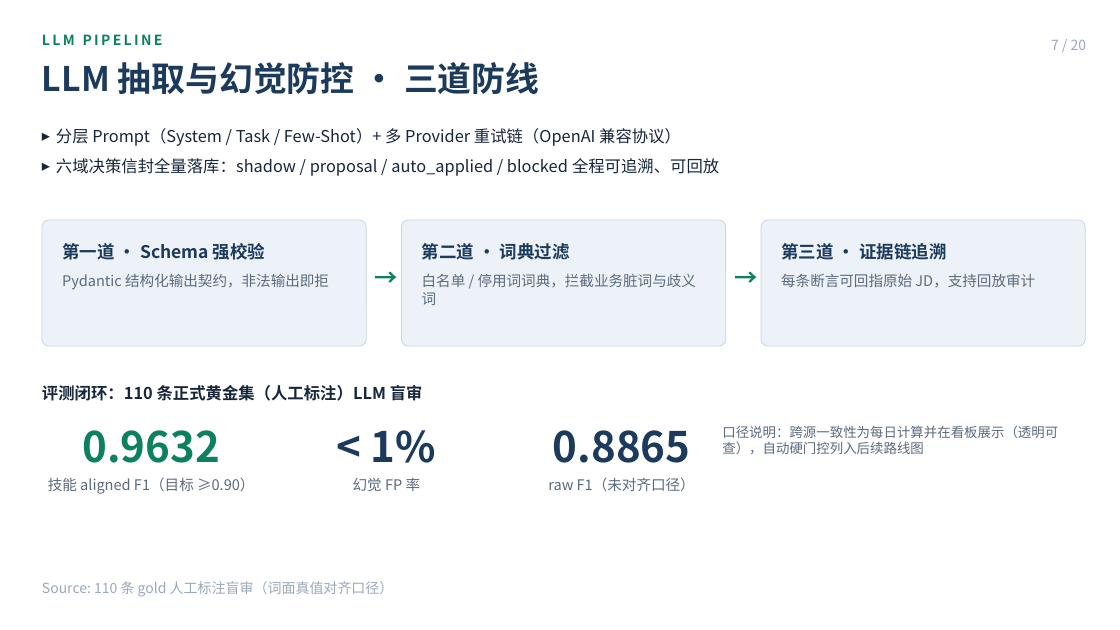
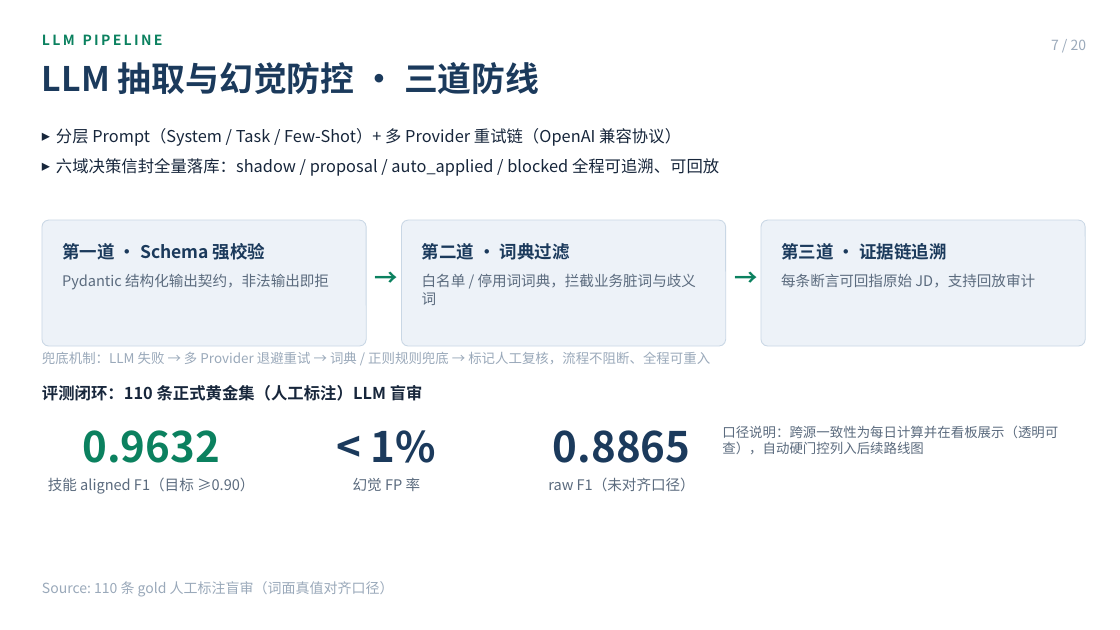
Before and after one commit to Sanksu/zhigang-compass, a slide deck: slide 7 of docs/m5/智岗罗盘_答辩PPT_终稿.pptx. Drawn at 1120x630 pixels with LibreOffice and Linux fonts; fonts in the diff are those of the drawing. Boxes give left, top, right and bottom in pixels: in the first picture for what was removed or moved away, otherwise in the second. Text is boxed around its words. In the diff, an @@ line names an element or a change of style, - is before the commit and + after.

Commit message:
docs(交付): PPT 终稿修订 + 设计文档/评测报告 emoji 转 ASCII + Mermaid 渲染修复
## PPT 终稿（docs/m5/智岗罗盘_答辩PPT_终稿.pptx + build_ppt.js）
- P5：修正配错图——数据治理页换回爬取管理实时监控截图（原误用 P9 演化看板图）
- P7：新增"兜底机制"说明行（LLM 失败 → 多 Provider 退避重试 → 词典/正则兜底 → 人工复核，流程不阻断、可重入），演讲备注写入四层兜底详解（对应 0fb97c63 代码）
- P8：Bradley-Terry Spearman 0.88 → 0.7853（与评测报告 BT v4 实测口径对齐）

## 设计文档（docs/design/设计文档_初审提交版.pdf + .md）
- emoji 转 ASCII：✅→√、⚠️→[注意]、❌→×、👍/👎→+/-、★→*（思维导图工具渲染兼容）
- Mermaid 3 处（系统总览/项目周期/LLM 管线）渲染为 PNG 图片引用（mermaid-01/02/03-*.png），解决 PDF 中显示为原始代码问题；源码保留于 HTML 注释供可编辑工具使用
- PDF 由 playwright chromium 重新生成（原 WeasyPrint 不渲染 Mermaid）

## 评测报告（docs/reviews/评测报告_初审版_20260903.pdf + .md）
- emoji 转 ASCII（✅→√、⚠️→[注意]），重新生成 PDF

## 提交包同步
- 初审提交包 1-设计实现方案/：PDF + md + 3 PNG（双交付）
- 初审提交包 7-评测报告/：PDF + md（双交付）
- 初审提交包 README 物料清单更新

```diff
--- a/docs/m5/智岗罗盘_答辩PPT_终稿.pptx
+++ b/docs/m5/智岗罗盘_答辩PPT_终稿.pptx
@@ text added at (42, 352, 710, 364), 11.5 pt, text #9AA9BA @@
+兜底机制：LLM 失败 → 多 Provider 退避重试 → 词典 / 正则规则兜底 → 标记人工复核，流程不阻断、全程可重入
```
Also in this commit, not shown: 3 other slides changed, 8 other files.
